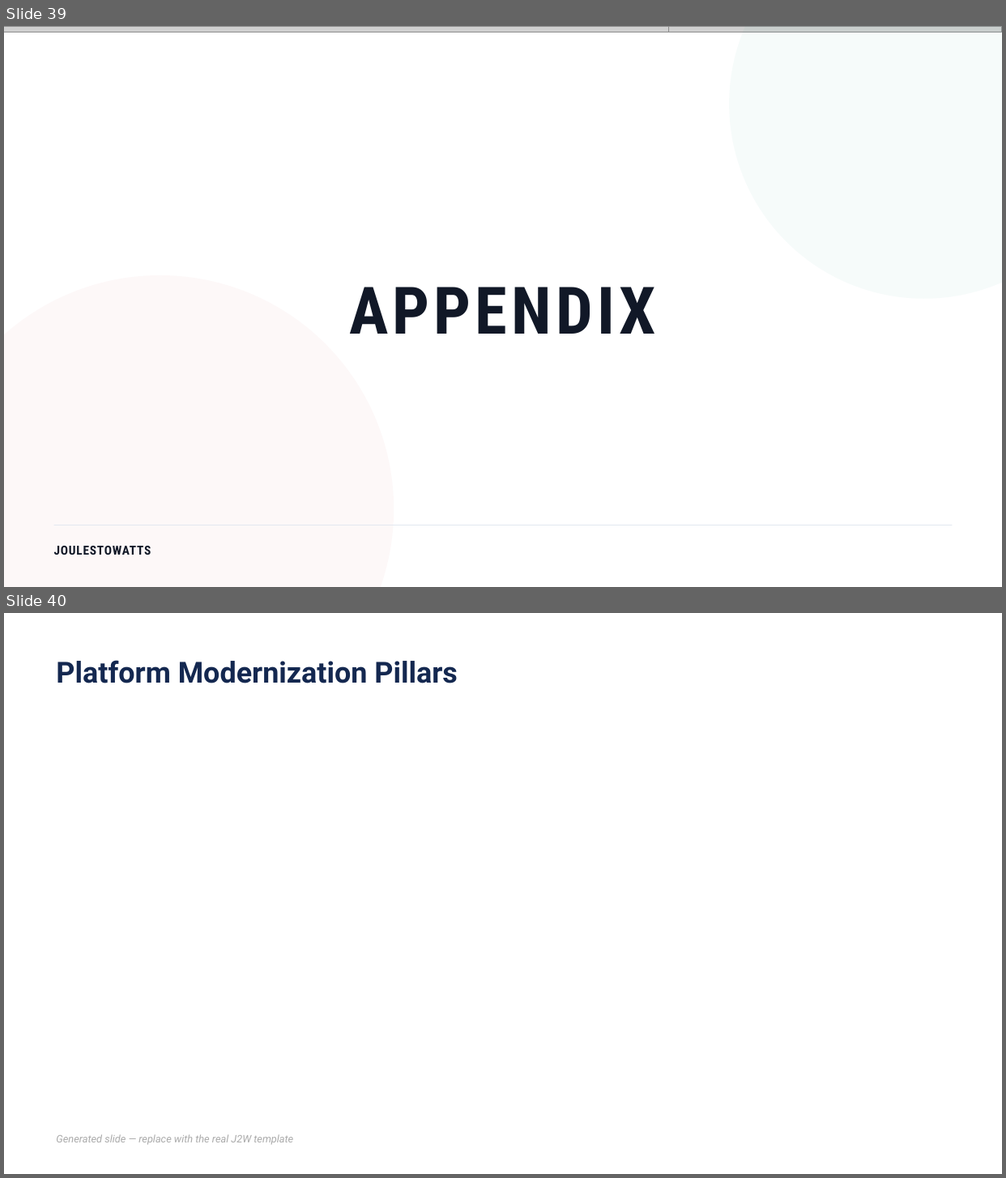
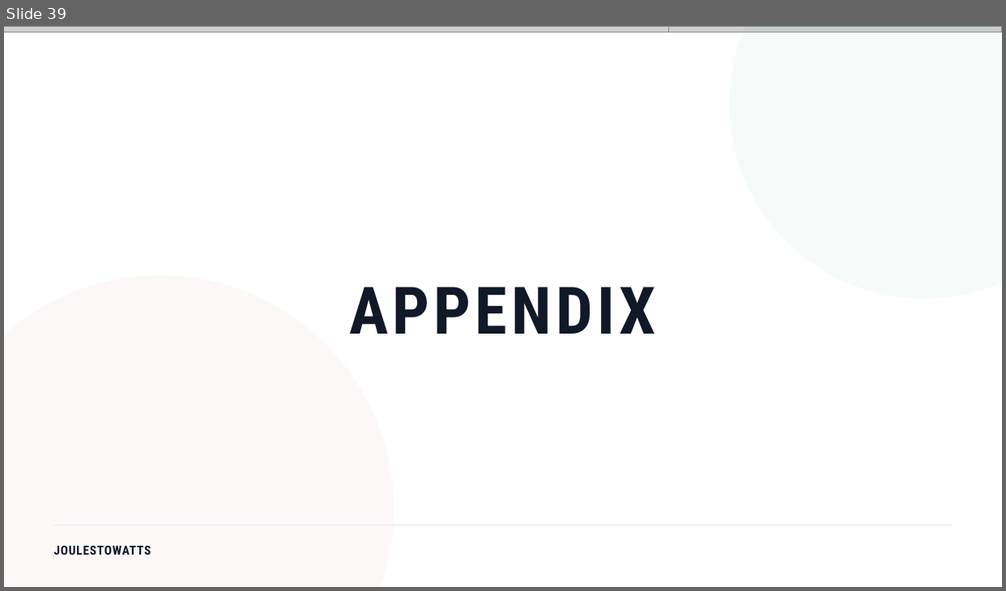
Before and after one commit to athu07/Deck-Engine, a slide deck: data/decks/WORKING_COPY_Master_Deck.pptx. Shown one above the other, each under a label of ours: slides 39 and 40 before the commit, slide 39 after it. The pictures are 1006x1178 and 1006x591 pixels, drawn with LibreOffice and Linux fonts; fonts in the diff are those of the drawing; grey boxes stand for pictures; background and template pictures are left out. Boxes give left, top, right and bottom in pixels: in the first picture for what was removed or moved away, otherwise in the second. Text is boxed around its words. In the diff, an @@ line names an element or a change of style, - is before the commit and + after.

```diff
--- a/data/decks/WORKING_COPY_Master_Deck.pptx
+++ b/data/decks/WORKING_COPY_Master_Deck.pptx
@@ slide 40 removed at bbox=[4, 613, 1002, 1174], background #FFFFFF @@
@@ text removed at bbox=[56, 660, 458, 683] @@
-Platform Modernization Pillars
@@ text removed at bbox=[56, 1135, 293, 1145] @@
-Generated slide — replace with the real J2W template
```
Also in this commit, not shown: 1 slide added, 25 other files.
